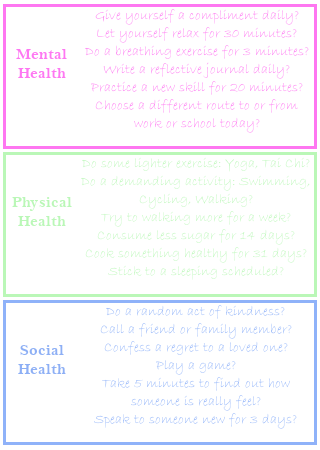
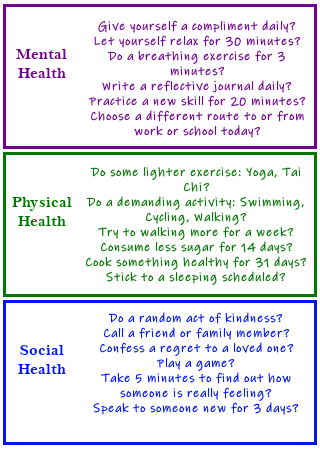
Layer changes from the first 320×450 image to the second:
painted on "Mental Health" over box(16, 49, 67, 78)
painted on "Give yourself a compliment dai..." over box(85, 9, 309, 138)
painted on "Physical Health" over box(12, 197, 72, 226)
painted on "Do some lighter exercise: Yoga..." over box(81, 157, 310, 285)
painted on "Do a random act of kindness? ..." over box(93, 305, 299, 429)
painted on "Social Health" over box(18, 345, 66, 374)
painted on "Background" over box(3, 4, 317, 445)
